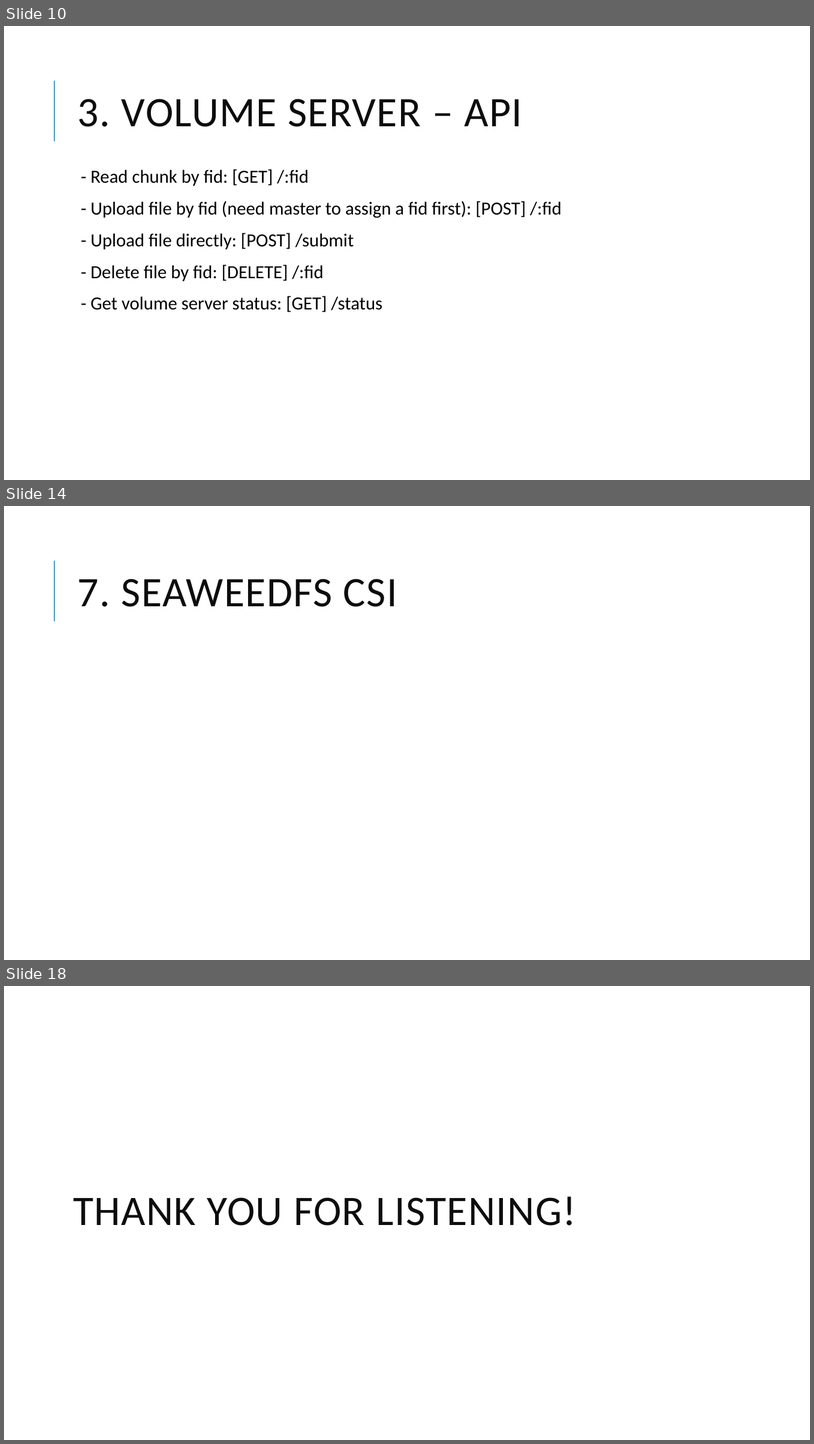
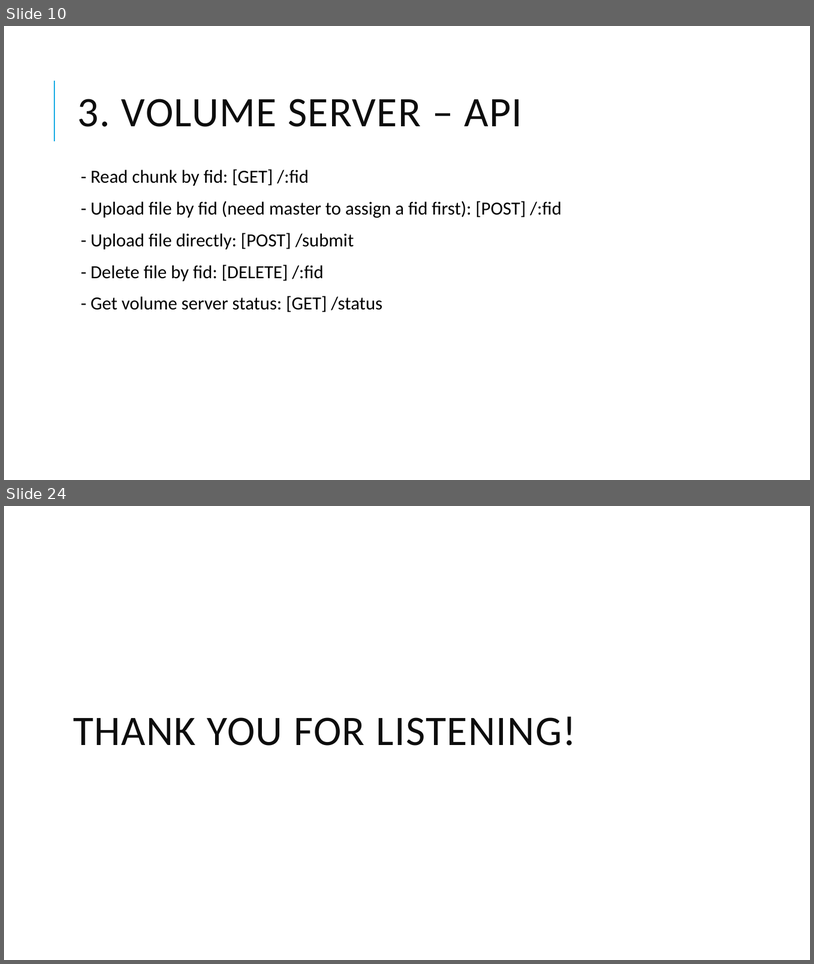
Before and after one commit to chi-org/seaweedfs-test, a slide deck: SeaweedFS_2.pptx. Shown one above the other, each under a label of ours: slides 10, 14 and 18 before the commit, slides 10 and 24 after it; the slides between them are not shown. The pictures are 814x1444 and 814x964 pixels, drawn with LibreOffice and Linux fonts; fonts in the diff are those of the drawing. Boxes give left, top, right and bottom in pixels: in the first picture for what was removed or moved away, otherwise in the second. Text is boxed around its words. In the diff, an @@ line names an element or a change of style, - is before the commit and + after.

```diff
--- a/SeaweedFS_2.pptx
+++ b/SeaweedFS_2.pptx
@@ slide 14 removed at <box>4,506,810,960</box>, background #FFFFFF; not listed: 1 template element that a slide beside it also shows @@
@@ title removed at <box>78,579,398,607</box> @@
-7. SEAWEEDFS CSI
@@ what was slide 18 is now slide 24 @@
```
Also in this commit, not shown: 6 slides changed, 9 slides added, 2 other slides removed, 1 other file.
